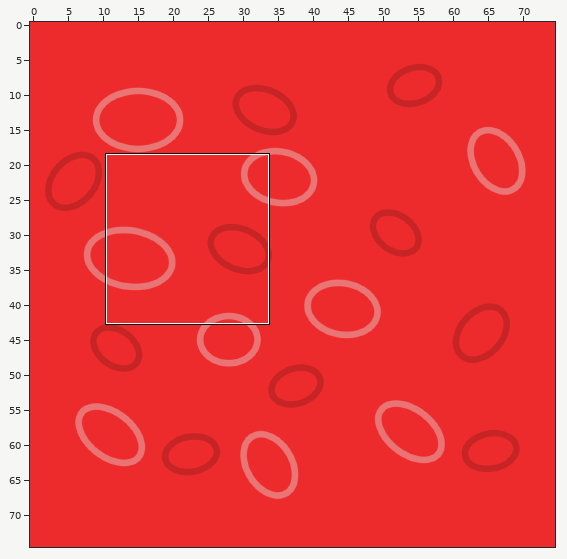
Tiled map, stored at assets/tilemaps/gameMap.tmx. The first picture is a wide view before the edit; the outline marks the close-up.
Close-up. The starting point:
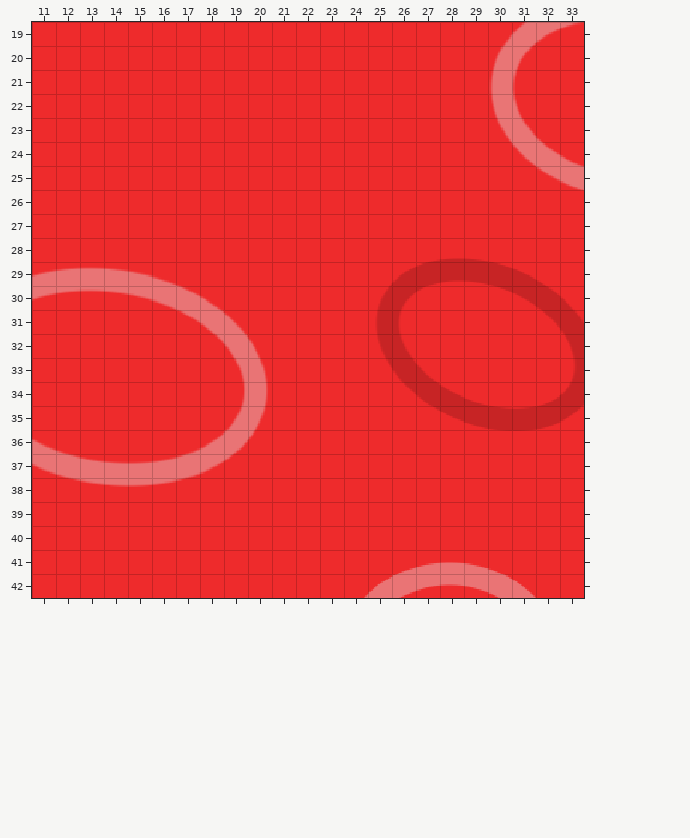
Cells are 16x16 px. Shown: x 11..33, y 19..42. The commit also changed other parts of the map, which this record leaves out.
After:
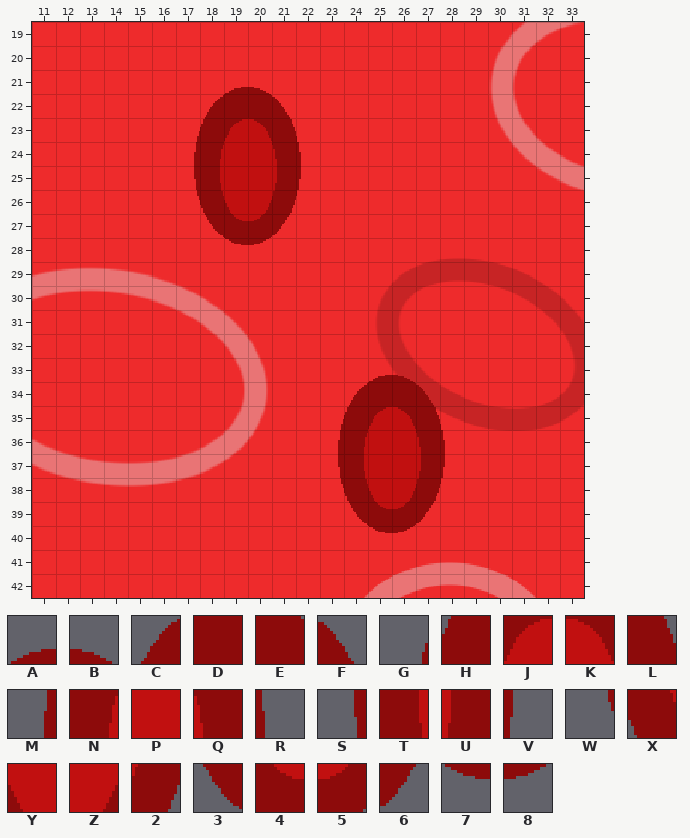
Key: from "redBloodCell": A 3, B 4, C 10, D 11, E 12, F 13, G 17, H 18, J 19, K 20, L 21, M 25, N 26, P 27, Q 29, R 30, S 33, T 34, U 37, V 38, W 41, X 42, Y 43, Z 44, 2 45, 3 50, 4 51, 5 52, 6 53, 7 59, 8 60.
_ is an empty cell.
What changed:
Changed rows in their new state; . is an unchanged cell.
Layer "blockedLayer":
first column x 17:
21 ..AB..
22 .CDEF.
23 GHJKL.
24 MNPPQR
25 STPPUV
26 WXYZ2.
27 .3456.
28 ..78..
first column x 23:
33 ..AB..
34 .CDEF.
35 GHJKL.
36 MNPPQR
37 STPPUV
38 WXYZ2.
39 .3456.
40 ..78..
